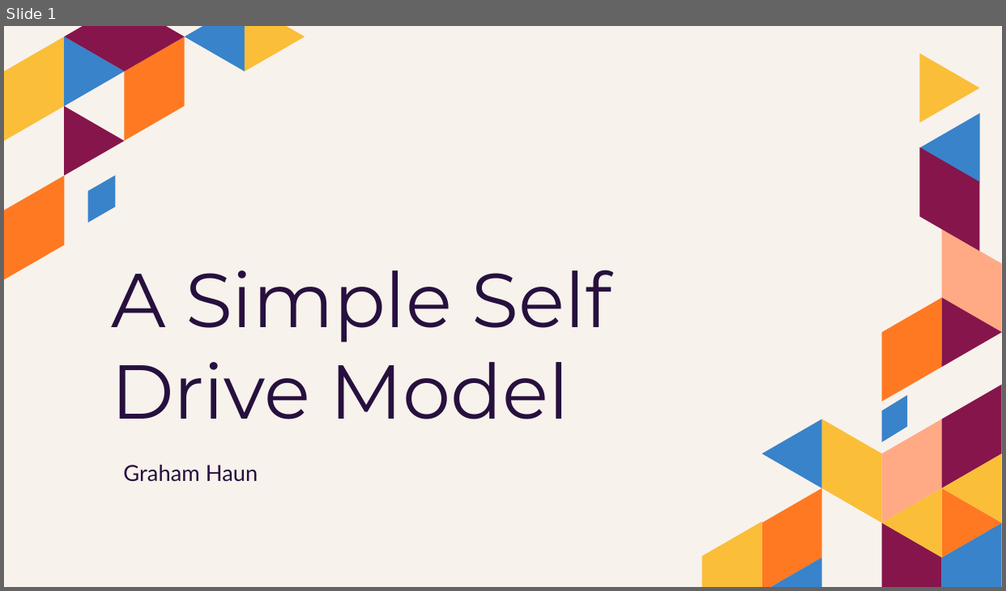
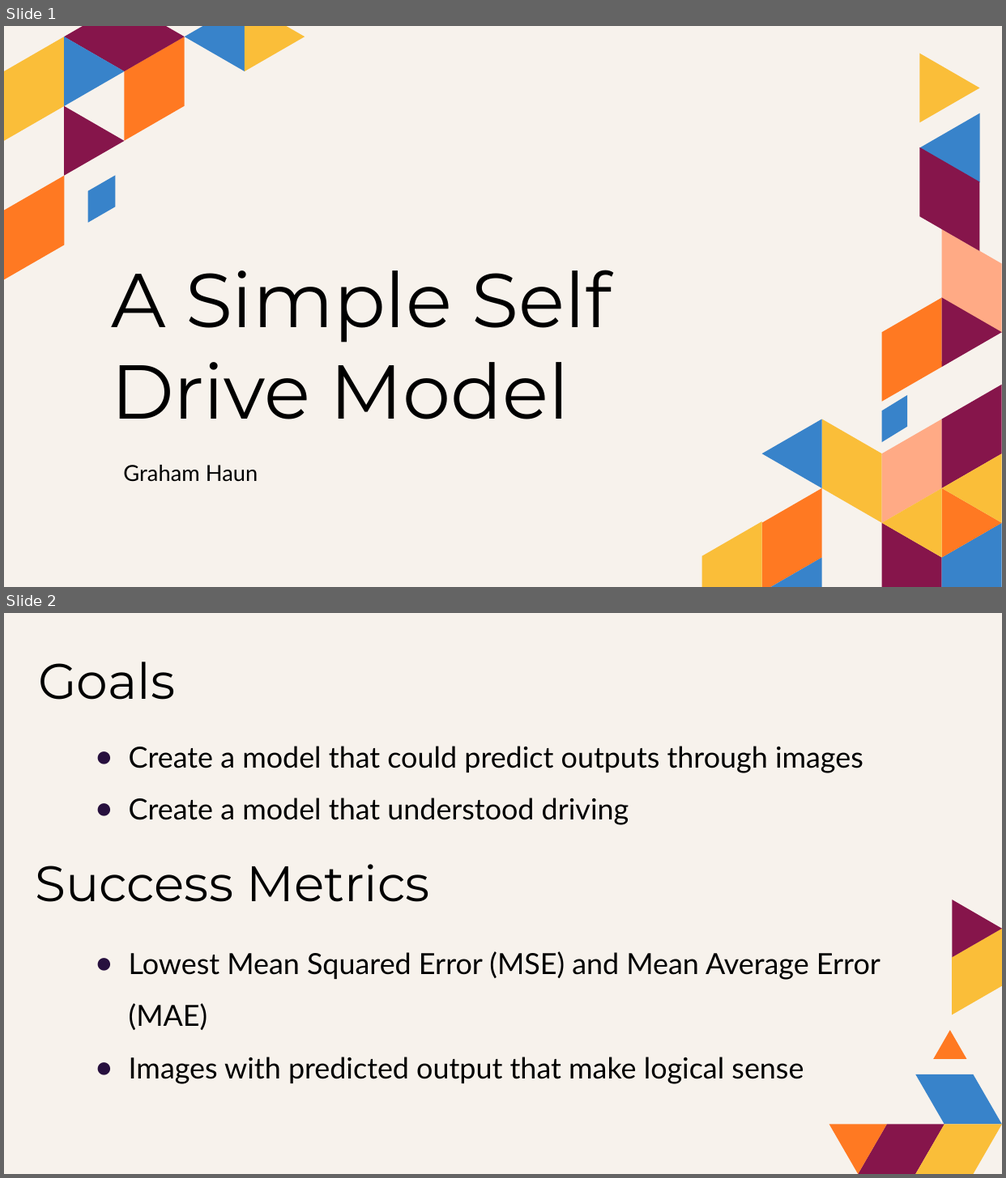
Before and after one commit to grahamjh99/VisionDrive, a slide deck: presentation/A Simple Self Drive Model.pptx. Shown one above the other, each under a label of ours: slide 1 before the commit, slides 1 and 2 after it. The pictures are 1006x591 and 1006x1178 pixels, drawn with LibreOffice and Linux fonts; fonts in the diff are those of the drawing. Boxes give left, top, right and bottom in pixels: in the first picture for what was removed or moved away, otherwise in the second. Text is boxed around its words. In the diff, an @@ line names an element or a change of style, - is before the commit and + after.

```diff
--- a/presentation/A Simple Self Drive Model.pptx
+++ b/presentation/A Simple Self Drive Model.pptx
@@ slide 2 added at box(4, 613, 1002, 1174), background #F7F2EC @@
@@ title added at box(38, 662, 175, 700), 48 pt, text #000000 @@
+Goals
@@ text added at box(129, 746, 863, 825), 28 pt, text #000000 @@
+● Create a model that could predict outputs through images
+● Create a model that understood driving
@@ text added at box(35, 864, 430, 902), 48 pt, text #000000 @@
+Success Metrics
@@ text added at box(129, 952, 880, 1084), 28 pt, text #000000 @@
+● Lowest Mean Squared Error (MSE) and Mean Average Error (MAE)
+● Images with predicted output that make logical sense
@@ group added at box(829, 900, 1002, 1174): 7 freeform shapes @@
@@ slide 1 changed as well @@
@@ title "A Simple Self Drive Model" at box(111, 270, 612, 420): text colour #27103E to #000000 @@
@@ subtitle "Graham Haun" at box(123, 465, 258, 482): text colour #27103E to #000000 @@
```
Also in this commit, not shown: 10 other slides added, 5 slides removed, 9 other files.
